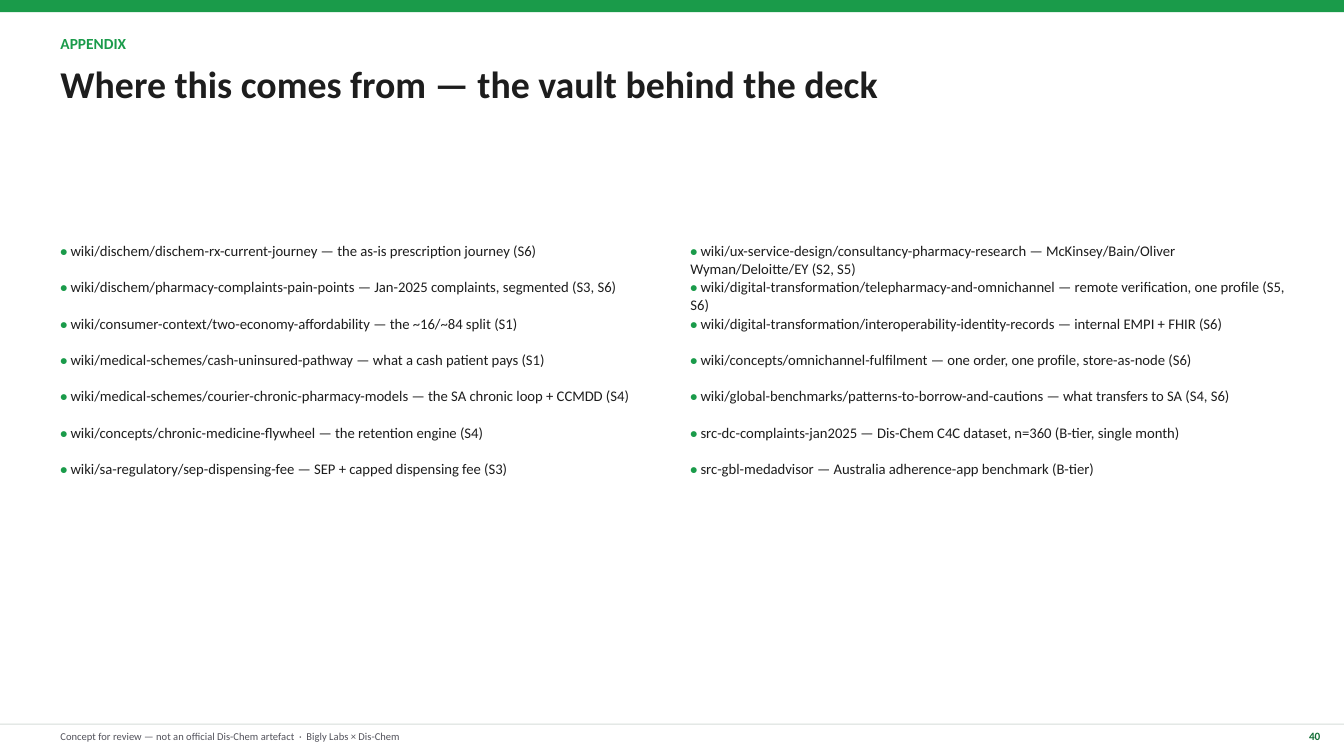
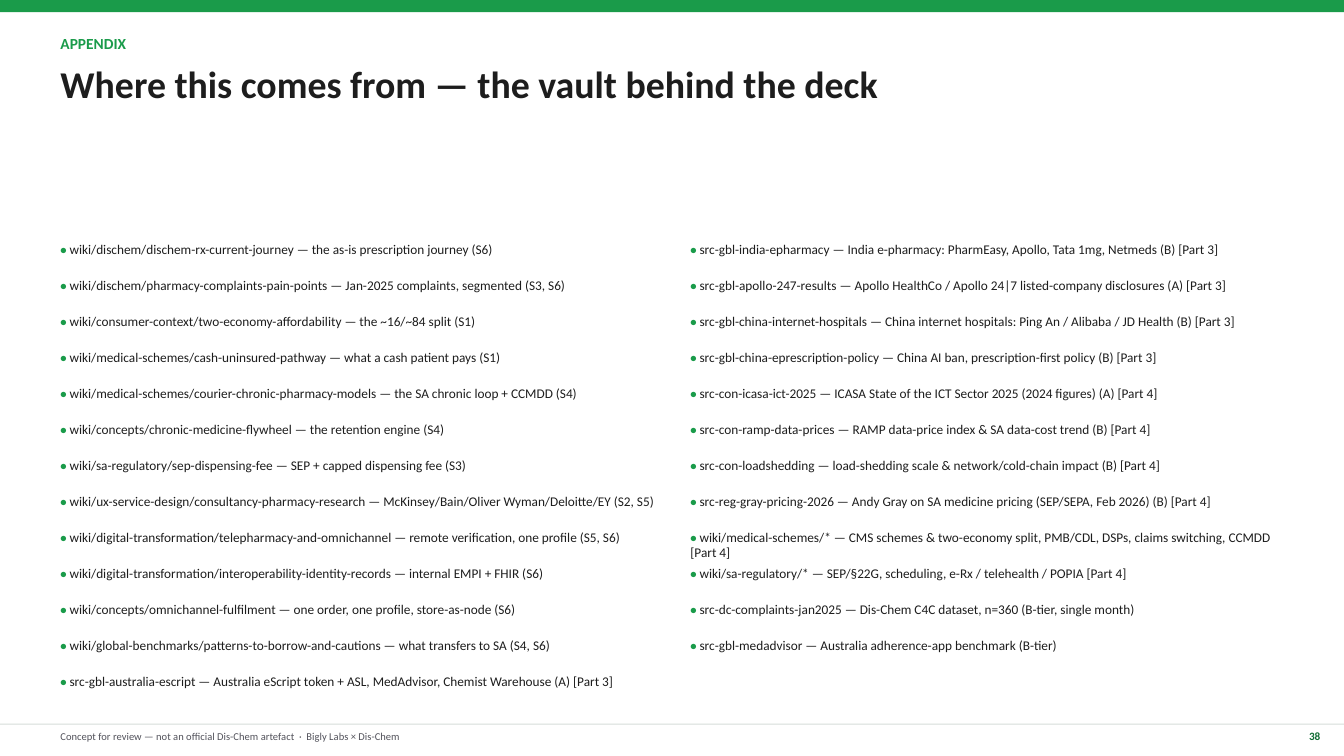
Before and after one commit to jianreis/tamsin-work, a slide deck: slide 38 of deliverables/00-scripting-strategy-deck.pptx (slide 40 before the commit). Drawn at 1344x756 pixels with LibreOffice and Linux fonts; fonts in the diff are those of the drawing. Boxes give left, top, right and bottom in pixels: in the first picture for what was removed or moved away, otherwise in the second. Text is boxed around its words. In the diff, an @@ line names an element or a change of style, - is before the commit and + after.

```diff
--- a/deliverables/00-scripting-strategy-deck.pptx
+++ b/deliverables/00-scripting-strategy-deck.pptx
@@ text added at bbox=[700, 244, 1218, 257], 9.5 pt, text #1D1D1D @@
+• src-gbl-india-epharmacy — India e-pharmacy: PharmEasy, Apollo, Tata 1mg, Netmeds (B) [Part 3]
@@ text added at bbox=[700, 280, 1226, 293], 9.5 pt, text #1D1D1D @@
+• src-gbl-apollo-247-results — Apollo HealthCo / Apollo 24|7 listed-company disclosures (A) [Part 3]
@@ text added at bbox=[700, 316, 1235, 329], 9.5 pt, text #1D1D1D @@
+• src-gbl-china-internet-hospitals — China internet hospitals: Ping An / Alibaba / JD Health (B) [Part 3]
@@ text added at bbox=[700, 352, 1157, 365], 9.5 pt, text #1D1D1D @@
+• src-gbl-china-eprescription-policy — China AI ban, prescription-first policy (B) [Part 3]
@@ text added at bbox=[700, 388, 1158, 401], 9.5 pt, text #1D1D1D @@
+• src-con-icasa-ict-2025 — ICASA State of the ICT Sector 2025 (2024 figures) (A) [Part 4]
@@ text added at bbox=[700, 424, 1151, 436], 9.5 pt, text #1D1D1D @@
+• src-con-ramp-data-prices — RAMP data-price index & SA data-cost trend (B) [Part 4]
@@ text added at bbox=[700, 460, 1160, 473], 9.5 pt, text #1D1D1D @@
+• src-con-loadshedding — load-shedding scale & network/cold-chain impact (B) [Part 4]
@@ text "• wiki/ux-service-design/consultancy-pharmacy-research — McK ...": place and size @@
-text "• wiki/ux-service-design/consultancy-pharmacy-research — McK ..." at bbox=[690, 245, 1175, 277]
+text "• wiki/ux-service-design/consultancy-pharmacy-research — McK ..." at bbox=[70, 496, 654, 509]
@@ text added at bbox=[700, 496, 1211, 509], 9.5 pt, text #1D1D1D @@
+• src-reg-gray-pricing-2026 — Andy Gray on SA medicine pricing (SEP/SEPA, Feb 2026) (B) [Part 4]
@@ text "• wiki/digital-transformation/telepharmacy-and-omnichannel — ...": place and size @@
-text "• wiki/digital-transformation/telepharmacy-and-omnichannel — ..." at bbox=[690, 281, 1284, 312]
+text "• wiki/digital-transformation/telepharmacy-and-omnichannel — ..." at bbox=[70, 532, 620, 545]
@@ text added at bbox=[690, 532, 1271, 559], 9.5 pt, text #1D1D1D @@
+• wiki/medical-schemes/* — CMS schemes & two-economy split, PMB/CDL, DSPs, claims switching, CCMDD [Part 4]
@@ text "• wiki/digital-transformation/interoperability-identity-reco ...": place and size @@
-text "• wiki/digital-transformation/interoperability-identity-reco ..." at bbox=[701, 318, 1222, 332]
+text "• wiki/digital-transformation/interoperability-identity-reco ..." at bbox=[70, 568, 543, 581]
@@ text added at bbox=[700, 568, 1127, 581], 9.5 pt, text #1D1D1D @@
+• wiki/sa-regulatory/* — SEP/§22G, scheduling, e-Rx / telehealth / POPIA [Part 4]
@@ text "• wiki/concepts/omnichannel-fulfilment — one order, ...": place and size @@
-text "• wiki/concepts/omnichannel-fulfilment — one order, ..." at bbox=[701, 354, 1191, 368]
+text "• wiki/concepts/omnichannel-fulfilment — one order, ..." at bbox=[70, 604, 515, 616]
@@ text "• src-dc-complaints-jan2025 — Dis-Chem C4C ...": place and size @@
-text "• src-dc-complaints-jan2025 — Dis-Chem C4C ..." at bbox=[701, 427, 1179, 441]
+text "• src-dc-complaints-jan2025 — Dis-Chem C4C ..." at bbox=[700, 604, 1134, 617]
@@ text "• wiki/global-benchmarks/patterns-to-borrow-and-cautions — w ...": place and size @@
-text "• wiki/global-benchmarks/patterns-to-borrow-and-cautions — w ..." at bbox=[701, 390, 1230, 404]
+text "• wiki/global-benchmarks/patterns-to-borrow-and-cautions — w ..." at bbox=[70, 640, 550, 653]
@@ size 10 to 9 pt in "•"; size 10.5 to 9.5 pt; line spacing 1 to 0.98 in 14 elements at bbox=[70, 244, 493, 257], bbox=[70, 280, 565, 293], bbox=[70, 352, 500, 364], bbox=[70, 388, 577, 400], bbox=[70, 316, 475, 328], bbox=[70, 460, 466, 473], bbox=[70, 424, 444, 437], bbox=[70, 496, 654, 509], bbox=[70, 532, 620, 545], bbox=[70, 568, 543, 581], bbox=[70, 604, 515, 616], bbox=[70, 640, 550, 653], bbox=[700, 604, 1134, 617], bbox=[700, 640, 1057, 653] @@
@@ text "• src-gbl-medadvisor — Australia adherence-app ...": place and size @@
-text "• src-gbl-medadvisor — Australia adherence-app ..." at bbox=[701, 463, 1094, 477]
+text "• src-gbl-medadvisor — Australia adherence-app ..." at bbox=[700, 640, 1057, 653]
@@ text added at bbox=[70, 676, 613, 689], 9.5 pt, text #1D1D1D @@
+• src-gbl-australia-escript — Australia eScript token + ASL, MedAdvisor, Chemist Warehouse (A) [Part 3]
@@ text at bbox=[1309, 732, 1320, 740]: text changed @@
-40
+38
```
Also in this commit, not shown: 30 other slides changed, 2 slides removed, 4 other files.
